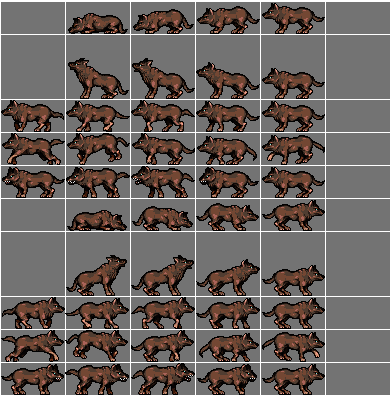
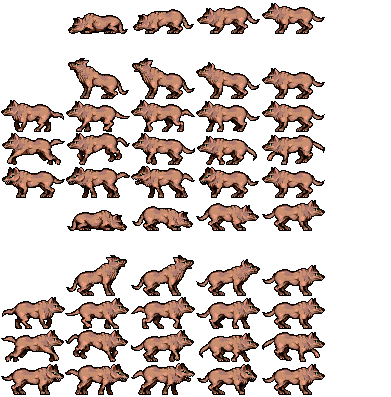
Comparing the layer stacks of the two w=391, h=397 images. Changes:
hid "BottomMidLite" over [1, 3, 325, 389]
added layer "Grey" above "BottomLite" over [1, 3, 325, 395]
hid "FormattingBlocks" over [1, 2, 390, 395]
